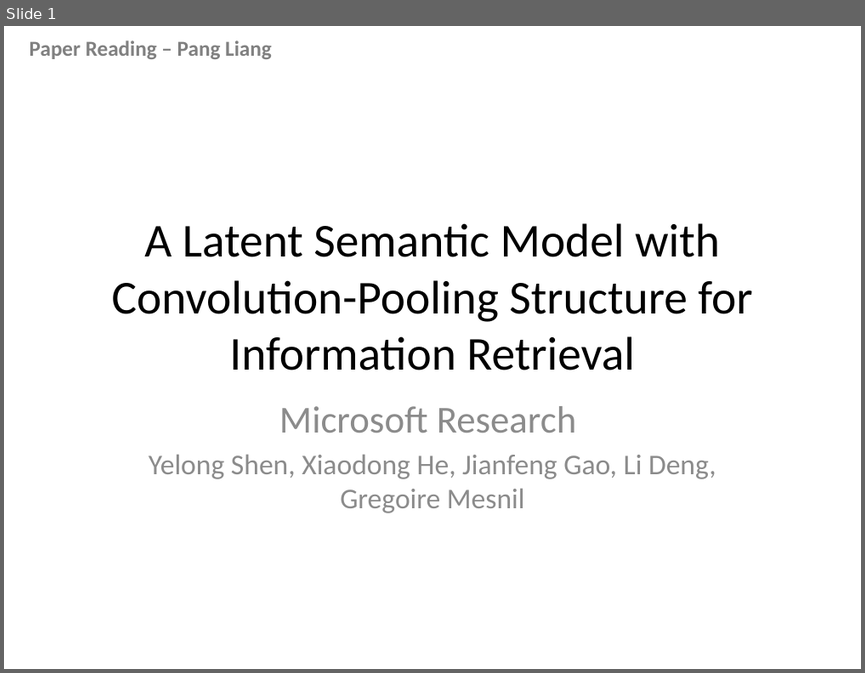
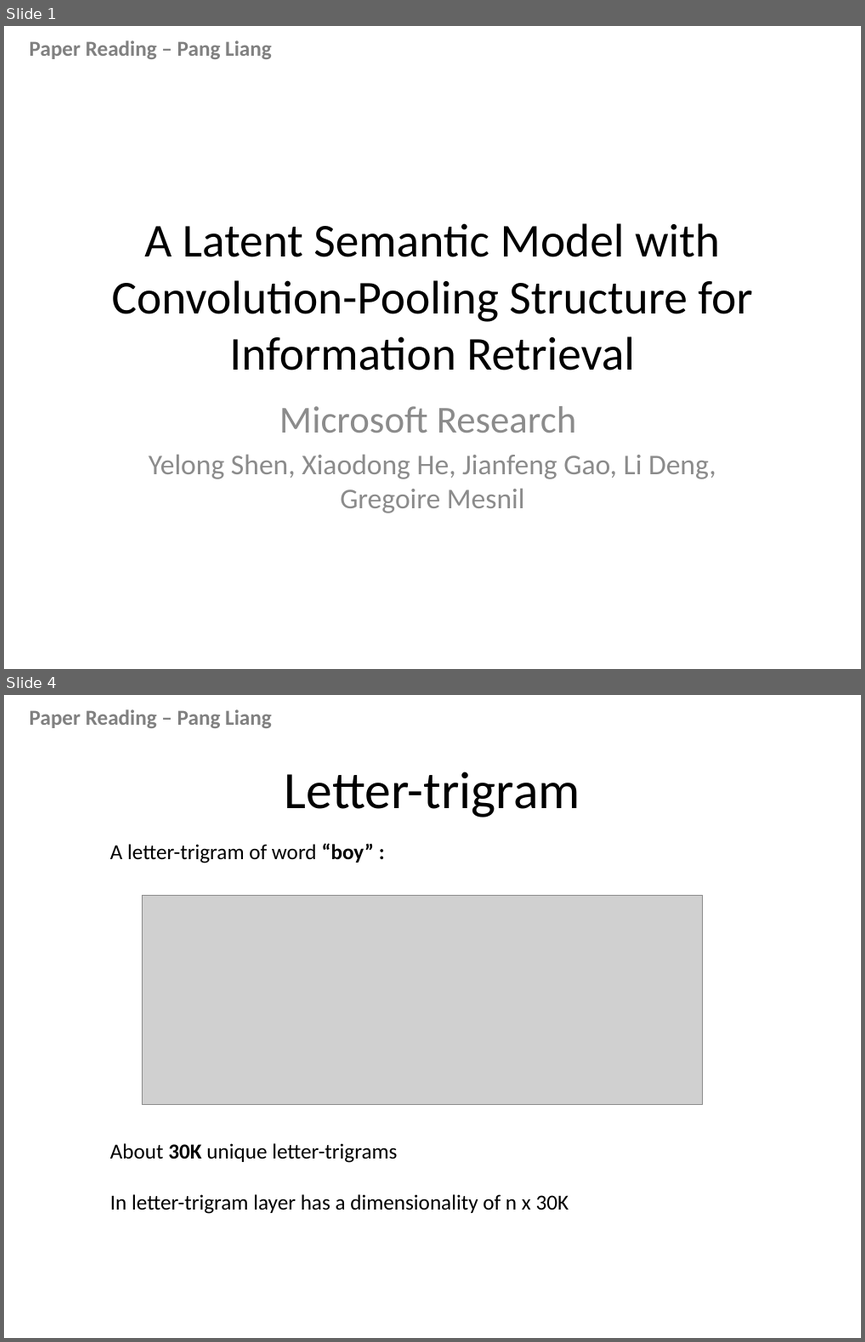
Before and after one commit to pl8787/exp_caffe, a slide deck: doc/Paper Reading.pptx. Shown one above the other, each under a label of ours: slide 1 before the commit, slides 1 and 4 after it; the slides between them are not shown. The pictures are 865x673 and 865x1342 pixels, drawn with LibreOffice and Linux fonts; fonts in the diff are those of the drawing; grey boxes stand for pictures. Boxes give left, top, right and bottom in pixels: in the first picture for what was removed or moved away, otherwise in the second. Text is boxed around its words. In the diff, an @@ line names an element or a change of style, - is before the commit and + after.

```diff
--- a/doc/Paper Reading.pptx
+++ b/doc/Paper Reading.pptx
@@ slide 4 added at bbox=[4, 695, 861, 1338], background #FFFFFF; not listed: 1 template element that a slide beside it also shows @@
@@ title added at bbox=[284, 771, 580, 817], 44 pt, text #000000 @@
+Letter-trigram
@@ text added at bbox=[110, 843, 375, 863], 18 pt, text #000000 @@
+A letter-trigram of word “boy” :
@@ picture added at bbox=[142, 895, 703, 1104] @@
@@ text added at bbox=[110, 1143, 569, 1213], 18 pt, text #000000 @@
+About 30K unique letter-trigrams
+In letter-trigram layer has a dimensionality of n x 30K
```
Also in this commit, not shown: 8 other slides added, 1 slide removed.
